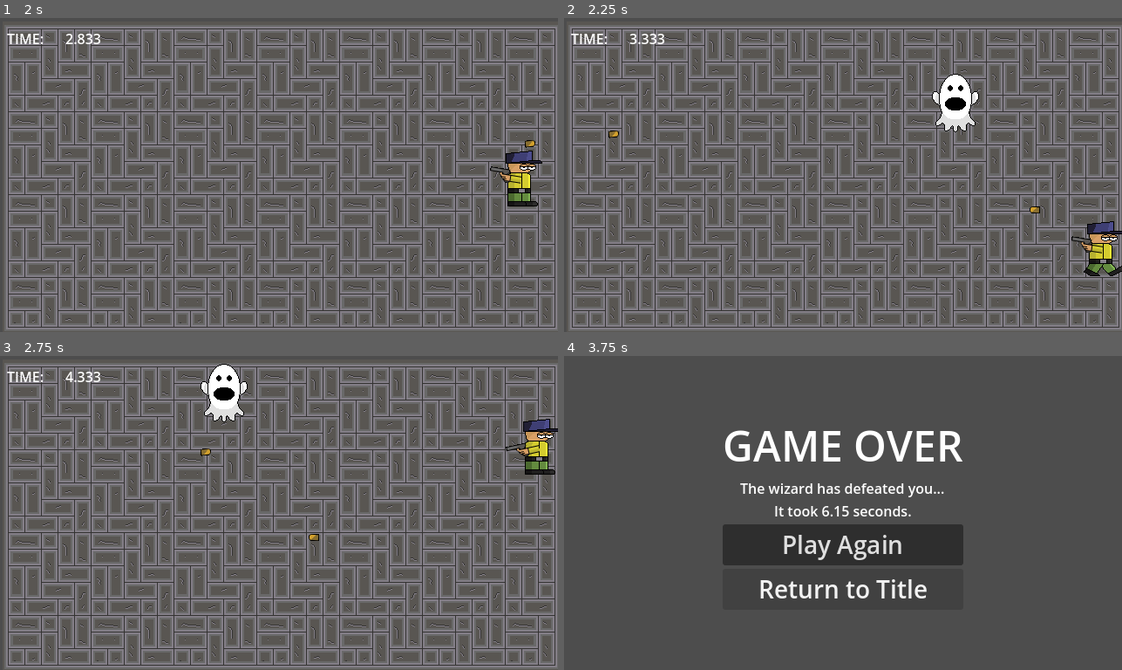
Above: before the commit, frames 1-4 (two rows, left to right).
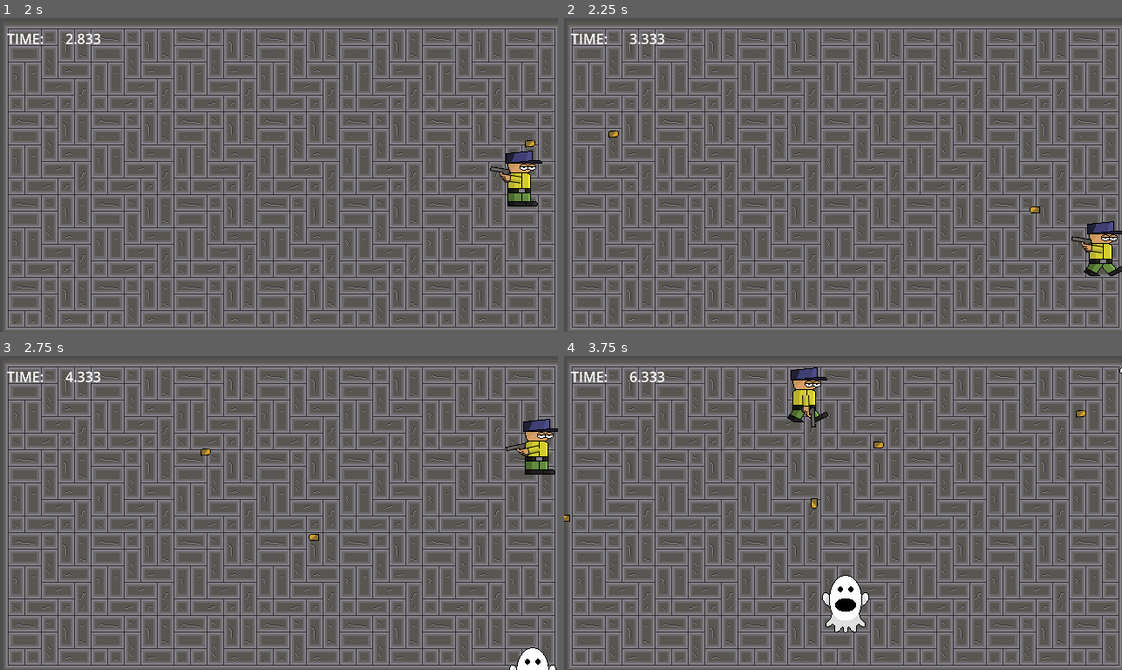
Above: after the commit, the same moments.

Repository: BriarLeaves/gun-wizard-loop-game
Game: Godot game, scene res://start_menu.tscn
Two runs of this game, one before a commit and one after it. Both use one fixed random seed, a clock stepped at 60 frames per second and the inputs below. Sound files missing from this copy of the repository are replaced by a short silence.
Inputs (mouse positions are in pixels of both pictures, inside the frame that each line leads up to):
- Up to frame 1 (2 s): click "Start Game" at 0.5 s; tap Enter at 1.25 s; move the mouse to (401, 159) at 1.27 s; hold D (move_right) from 1.28 s (still down); click (401, 159) at 1.35 s
- Up to frame 2 (2.25 s): move the mouse to (731, 190) at 2.02 s; release D (move_right) at 2.03 s; hold S (move_down) from 2.03 s (still down); click (731, 190) at 2.1 s
- Up to frame 3 (2.75 s): keep holding S (move_down)
- Up to frame 4 (3.75 s): move the mouse to (898, 443) at 2.77 s; release S (move_down) at 2.78 s; hold D (move_right) 2.78-3.53 s; click (898, 443) at 2.85 s; move the mouse to (815, 575) at 3.52 s; hold W (move_up) from 3.53 s (still down); click (815, 575) at 3.6 s

Frame 1 is identical in both runs. In frame 2, 1.0% of the frame differs, in the area x 65-75%, y 17-37%; in frame 3, 1.4%; in frame 4, 67%, in the area x 0-100%, y 2-100%.

Commit message:
Fixed enemy spawning

Diff:
--- a/gun-wizard-loop-game/enemy_spawner.gd
+++ b/gun-wizard-loop-game/enemy_spawner.gd
@@ -8,6 +8,9 @@
 var time_spawn_digging: float = 15.0
 var time_spawn_exploding: float = 30.0
 
+var digging_added: bool = false
+var exploding_added: bool = false
+
 # Called when the node enters the scene tree for the first time.
 func _ready() -> void:
 	current_enemies.append(enemies[0])
@@ -15,16 +18,19 @@
 # Called every frame. 'delta' is the elapsed time since the prwevious frame.
 func _process(delta: float) -> void:
 	GameManager.time_in_game += delta
-	if GameManager.time_in_game >= time_spawn_digging:
+	if GameManager.time_in_game >= time_spawn_digging and not digging_added:
 		current_enemies.append(enemies[1])
-	if GameManager.time_in_game >= time_spawn_exploding:
+		digging_added = true
+	if GameManager.time_in_game >= time_spawn_exploding and not exploding_added:
 		current_enemies.append(enemies[2])
+		exploding_added = true
 
 func _on_timer_timeout() -> void:
 	var enemyType = randi_range(0, current_enemies.size() - 1)
+	print(current_enemies.size() - 1)
 	var enemy = current_enemies[enemyType].instantiate()
 
-	if enemyType == 2:
+	if enemyType == 0:
 		var enemy_spawn_location = get_node("SpawnPath/SpawnLocation")
 		enemy_spawn_location.progress_ratio = randf()
 
--- a/gun-wizard-loop-game/moving_enemy.gd
+++ b/gun-wizard-loop-game/moving_enemy.gd
@@ -1,7 +1,6 @@
 extends Enemy
 
-var starting_velocity: float = 400
-var speed: float = 400
+var speed: float = 300
 
 func _ready():
 	pass
